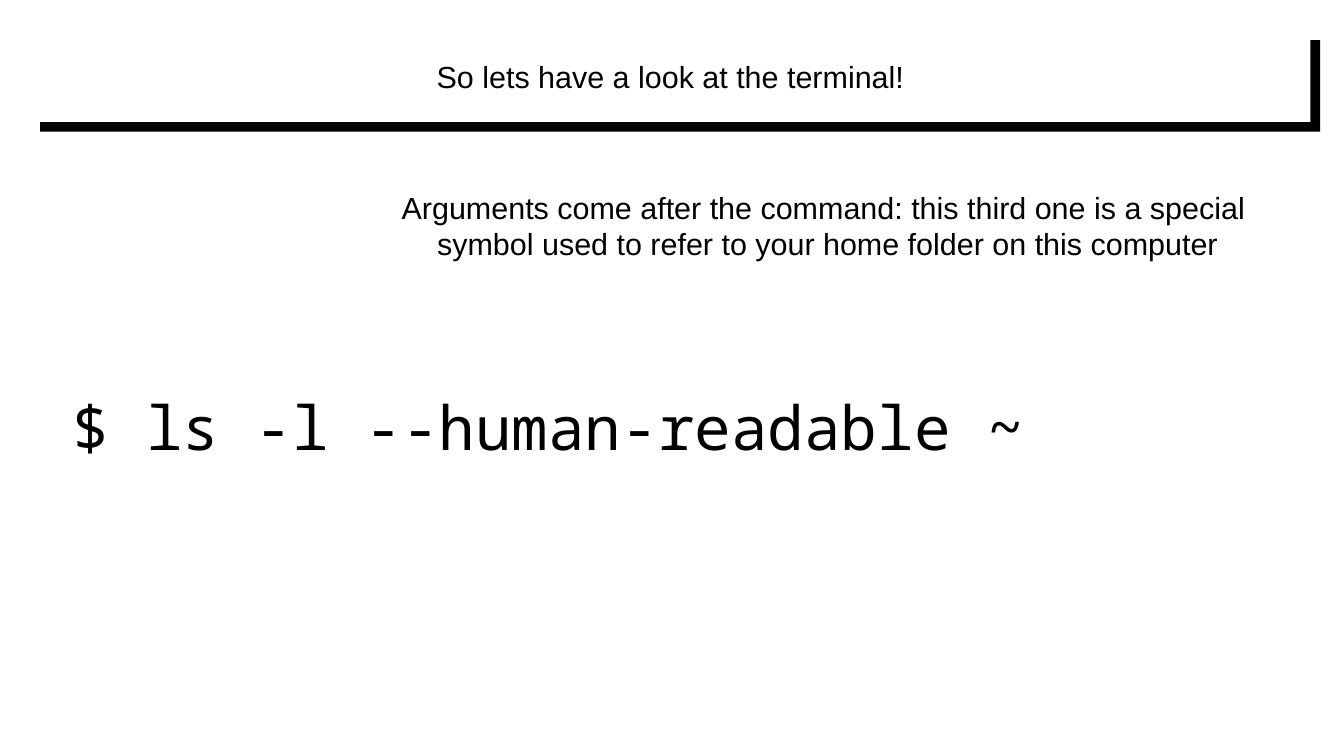
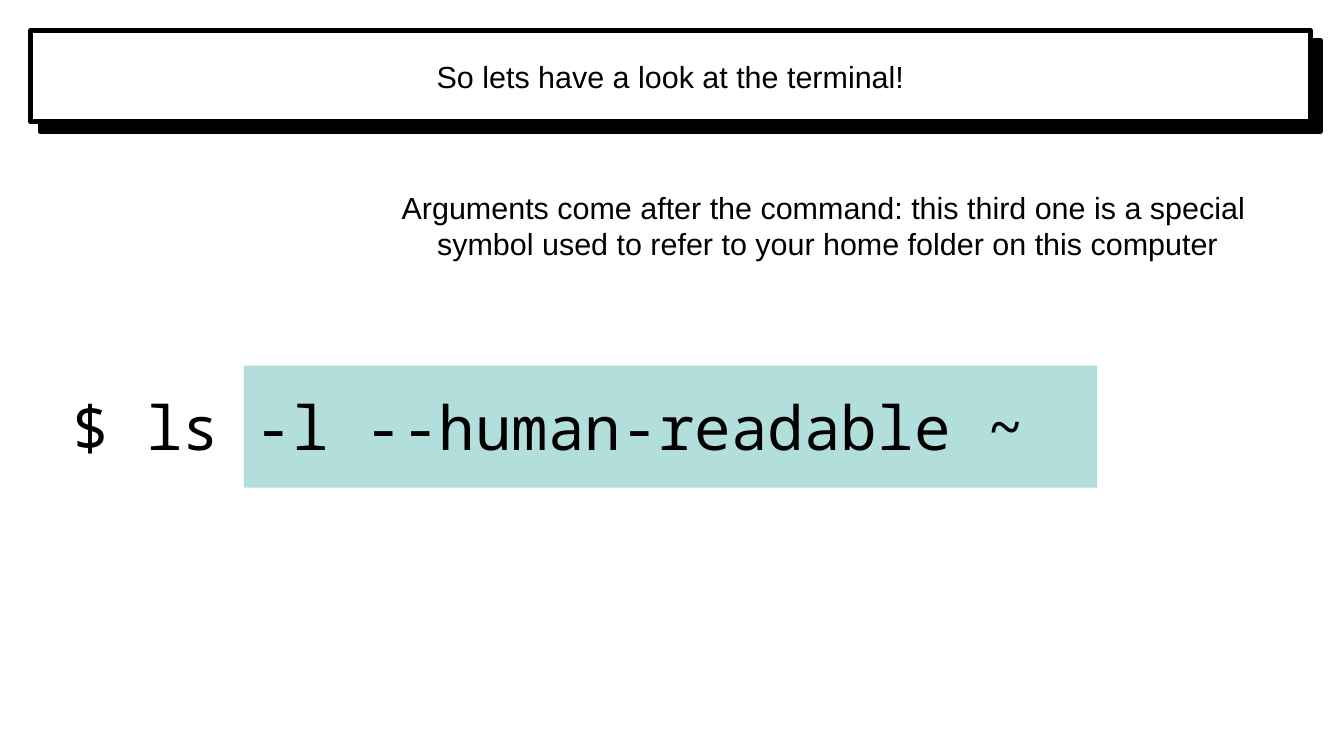
Before and after one commit to cs-uob/software-tools, a slide deck: slide 9 of 01-sysadmin/slides.odp. Drawn at 1344x756 pixels with LibreOffice and Linux fonts; fonts in the diff are those of the drawing. Boxes give left, top, right and bottom in pixels: in the first picture for what was removed or moved away, otherwise in the second. Text is boxed around its words. In the diff, an @@ line names an element or a change of style, - is before the commit and + after.

```diff
--- a/01-sysadmin/slides.odp
+++ b/01-sysadmin/slides.odp
@@ rectangle "So lets have a look ..." at (30,30,1311,122): outline none to #000000 3 pt @@
@@ rectangle added at (244,366,1098,488), fill #B2DFDB @@
```
Also in this commit, not shown: 14 other slides changed, 1 other file.
